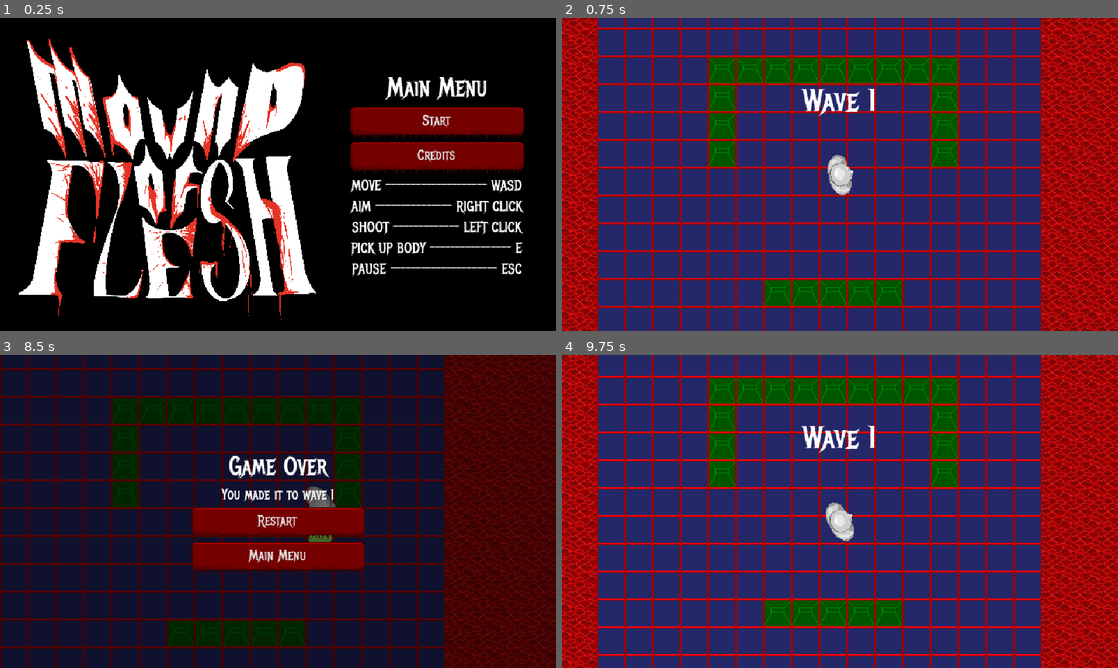
Above: before the commit, frames 1-4 (two rows, left to right).
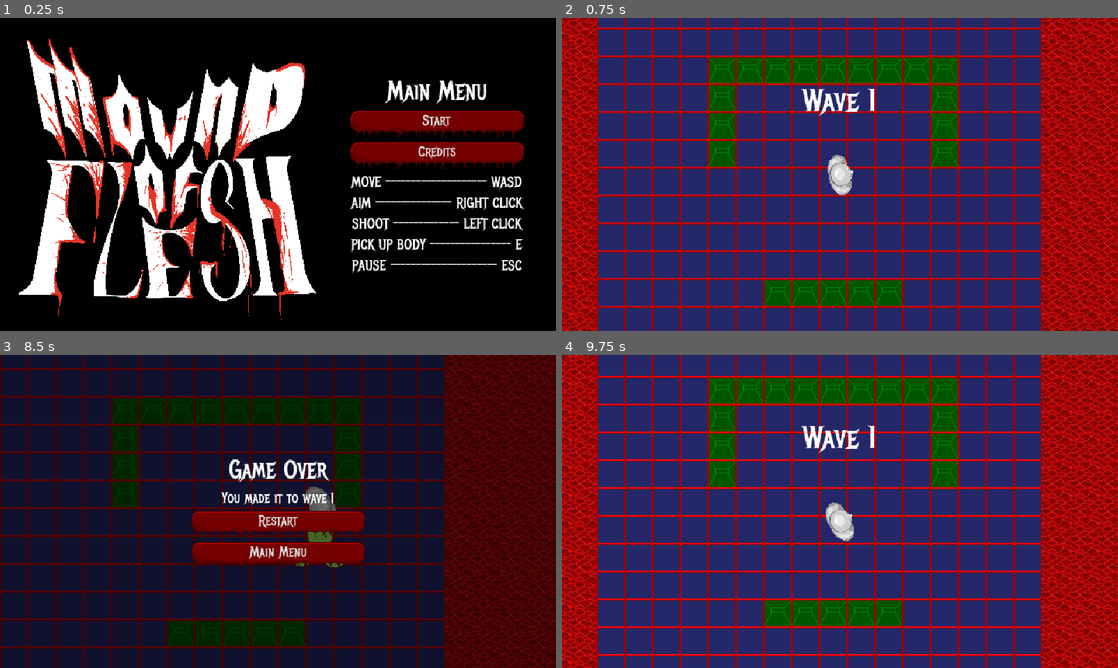
Above: after the commit, the same moments.

Repository: Burger-Bois/LD54-Godot-Team
Game: Godot game, scene res://scenes/main.tscn
The game is run twice, just before and just after one commit, with the same random seed, the same clock (stepped at 60 frames per second) and the same inputs. Sound files missing from this copy of the repository are replaced by a short silence.
Inputs (mouse positions are in pixels of both pictures, inside the frame that each line leads up to):
- Up to frame 1 (0.25 s): no input
- Up to frame 2 (0.75 s): click "Start" at 0.5 s
- Up to frame 3 (8.5 s): tap Enter at 1.25 s; move the mouse to (400, 495) at 1.27 s; hold D (right) 1.28-2.03 s; hold Right mouse button (aim) 1.28-2.03 s; move the mouse to (166, 527) at 2.02 s; hold S (down) 2.03-2.78 s; click (166, 527) at 2.1 s; move the mouse to (333, 442) at 2.77 s; hold D (right) 2.78-3.53 s; tap E (interact) at 2.85, 5.1, 7.35 s; move the mouse to (250, 574) at 3.52 s; hold W (up) 3.53-4.28 s; right-click (250, 574) at 3.6 s; move the mouse to (444, 558) at 4.27 s; press the mouse at (444, 558) at 4.28 s; hold A (left) 4.28-5.78 s; move the mouse to (111, 464) at 5.02 s; release the mouse at (111, 464) at 5.03 s; move the mouse to (305, 511) at 5.77 s; hold S (down) 5.78-6.53 s; hold Right mouse button (aim) 5.78-6.53 s; move the mouse to (194, 433) at 6.52 s; hold D (right) 6.53-7.28 s; click (194, 433) at 6.6 s; move the mouse to (400, 495) at 7.27 s; hold W (up) 7.28-8.03 s; move the mouse to (166, 527) at 8.02 s; hold D (right) from 8.03 s (still down); right-click (166, 527) at 8.1 s
- Up to frame 4 (9.75 s): release D (right) at 8.75 s; click "Restart" at 8.75 s; tap Space at 9.5 s; move the mouse to (895, 442) at 9.52 s; press the mouse at (895, 442) at 9.53 s; hold S (down) from 9.53 s (still down)

The runs differ from the first frame. In frame 1, 5.2% of the frame differs, in the area x 62-95%, y 18-83%; in frame 2, less than 0.1%; in frame 3, 3.4%; in frame 4, nothing differs.

Commit message:
add new button texture and lower music volume

Diff:
--- a/resources/button_texture.tres
+++ b/resources/button_texture.tres
@@ -1,12 +1,10 @@
 [gd_resource type="StyleBoxTexture" load_steps=2 format=3 uid="uid://bhdkxqplc5qxo"]
 
-[ext_resource type="Texture2D" uid="uid://ceuo5mvcuwcei" path="res://assets/button.png" id="1_re47v"]
+[ext_resource type="Texture2D" uid="uid://cs7awge0sjmii" path="res://assets/button_2.png" id="1_hjyyd"]
 
 [resource]
-texture = ExtResource("1_re47v")
-texture_margin_left = 20.0
-texture_margin_top = 5.0
-texture_margin_right = 21.0
+texture = ExtResource("1_hjyyd")
+texture_margin_top = 1.0
 texture_margin_bottom = 10.0
-axis_stretch_horizontal = 1
-axis_stretch_vertical = 1
+axis_stretch_horizontal = 2
+axis_stretch_vertical = 2
Binary file added: assets/button_2.png
Not shown, added: assets/button_2.png.import
